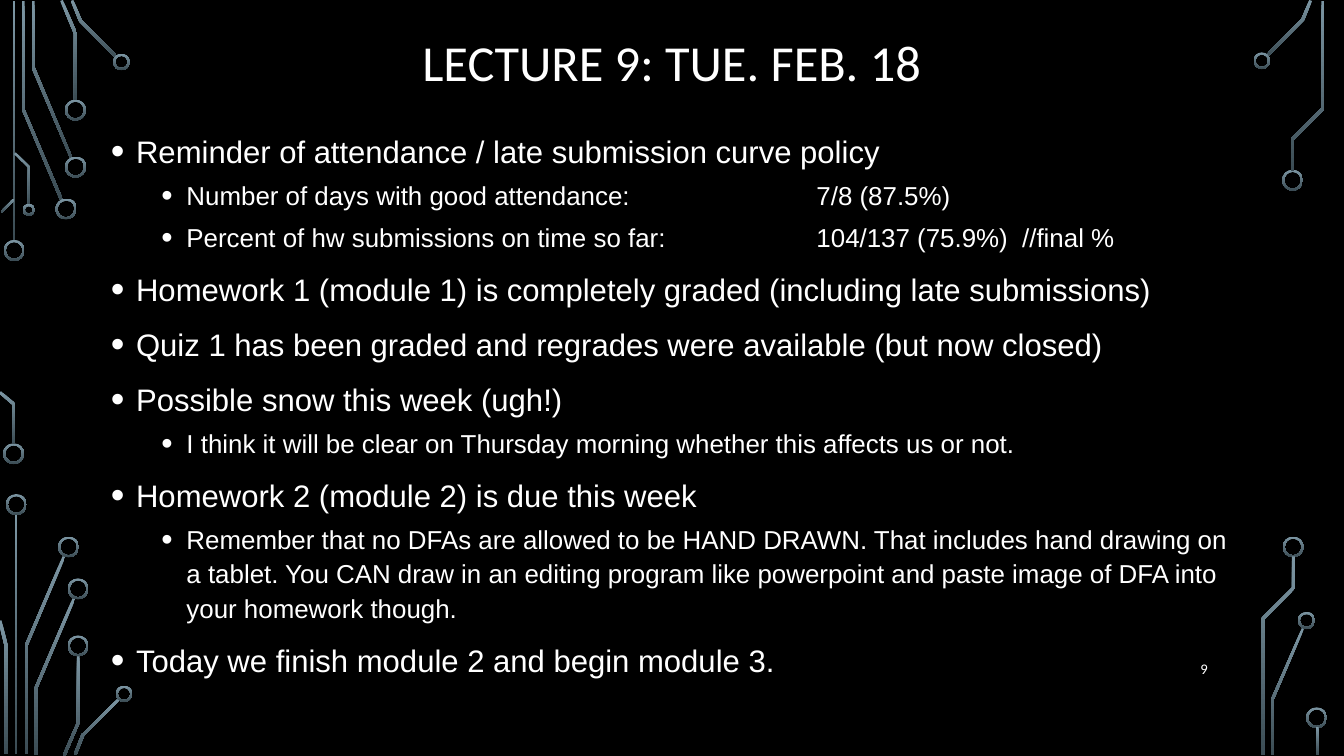
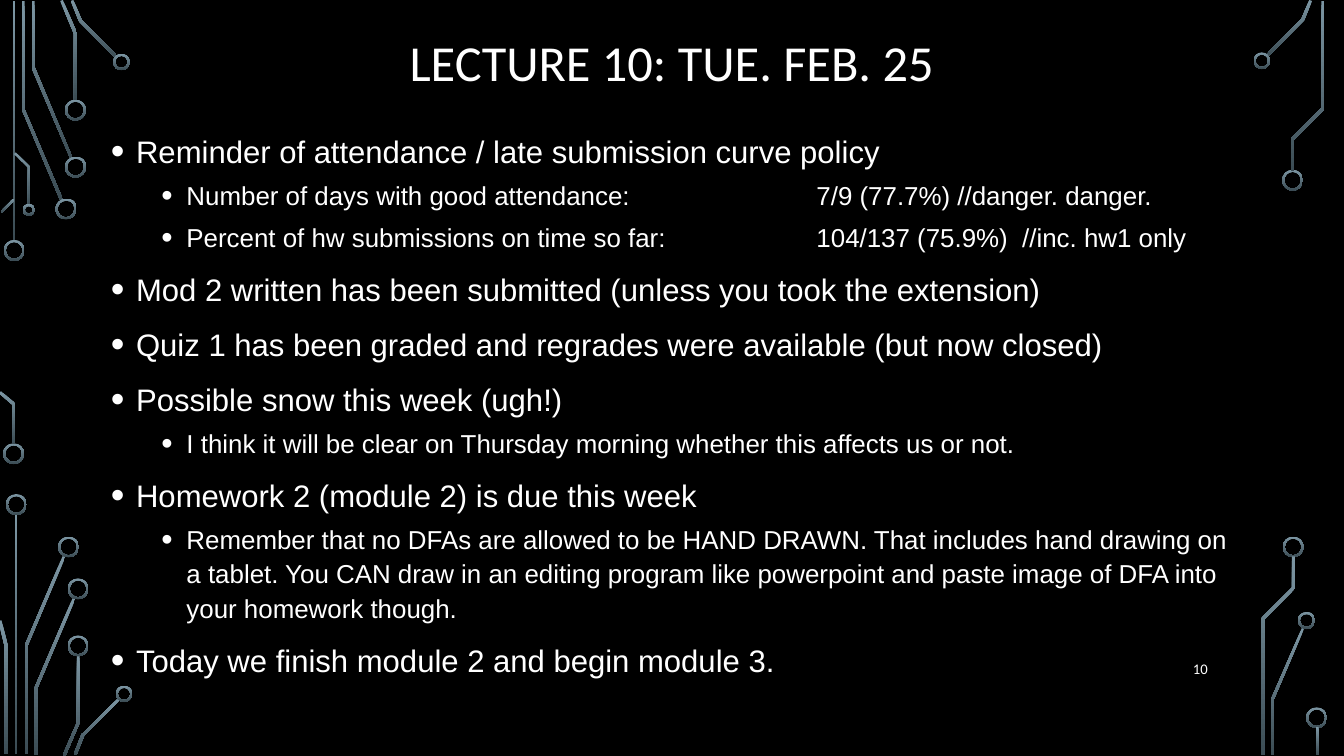
Before and after one commit to markfloryan/dmt2, a slide deck: slide 10 of slides/00-DailyAnnouncements.pptx (slide 9 before the commit). Drawn at 1344x756 pixels with LibreOffice and Linux fonts; fonts in the diff are those of the drawing; background and template pictures are left out. Boxes give left, top, right and bottom in pixels: in the first picture for what was removed or moved away, otherwise in the second. Text is boxed around its words. In the diff, an @@ line names an element or a change of style, - is before the commit and + after.

```diff
--- a/slides/00-DailyAnnouncements.pptx
+++ b/slides/00-DailyAnnouncements.pptx
@@ title at [410,48,934,82]: text changed @@
-LECTURE 9: TUE. FEB. 18
+LECTURE 10: TUE. FEB. 25
@@ text at [136,186,1186,307]: text changed @@
-  • Number of days with good attendance: 7/8 (87.5%)
-  • Percent of hw submissions on time so far: 104/137 (75.9%) //final %
-• Homework 1 (module 1) is completely graded (including late submissions)
+  • Number of days with good attendance: 7/9 (77.7%) //danger. danger.
+  • Percent of hw submissions on time so far: 104/137 (75.9%) //inc. hw1 only
+• Mod 2 written has been submitted (unless you took the extension)
@@ page number at [1193,664,1208,674]: text changed @@
-9
+10
```
Also in this commit, not shown: 1 slide added, 1 other file.
